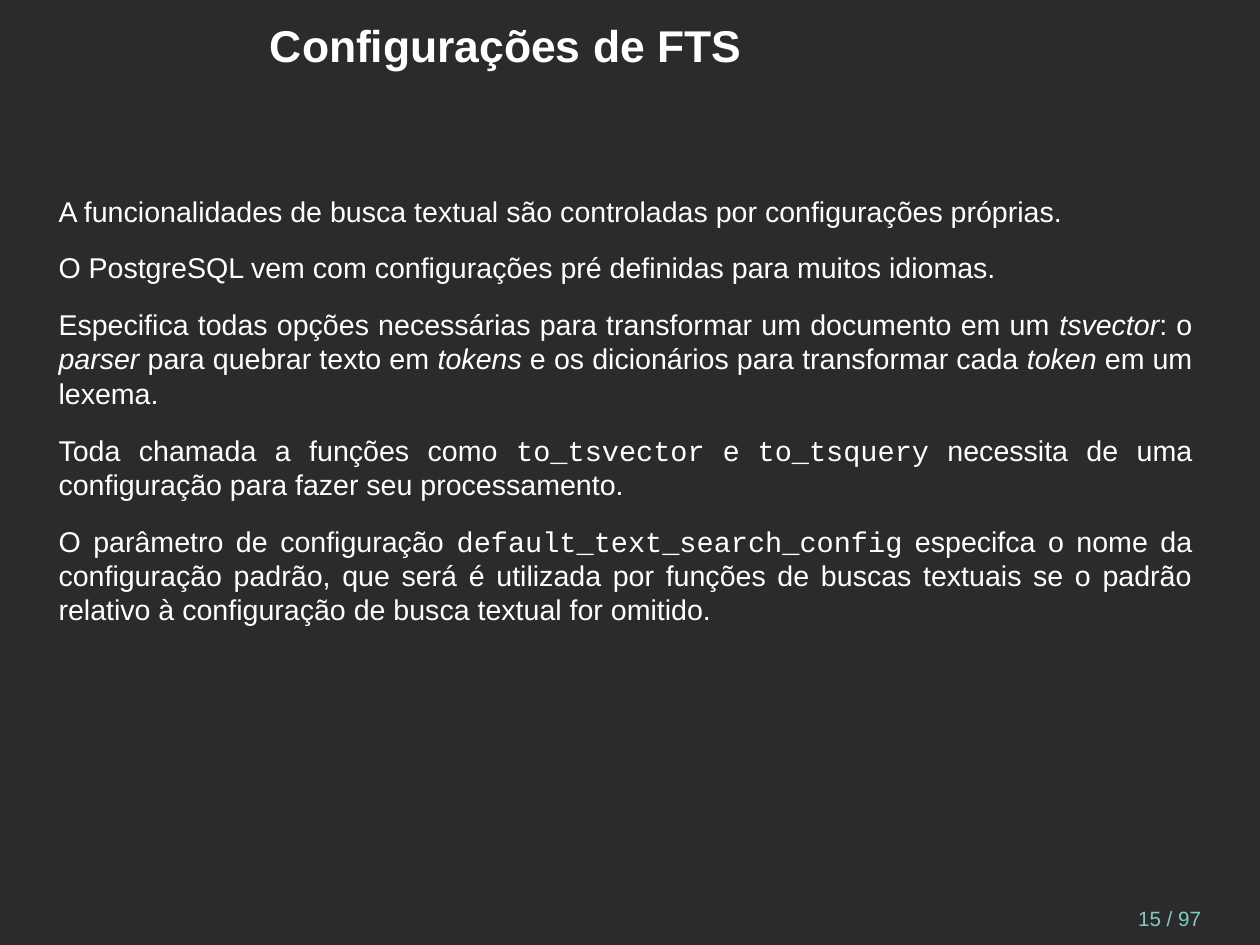
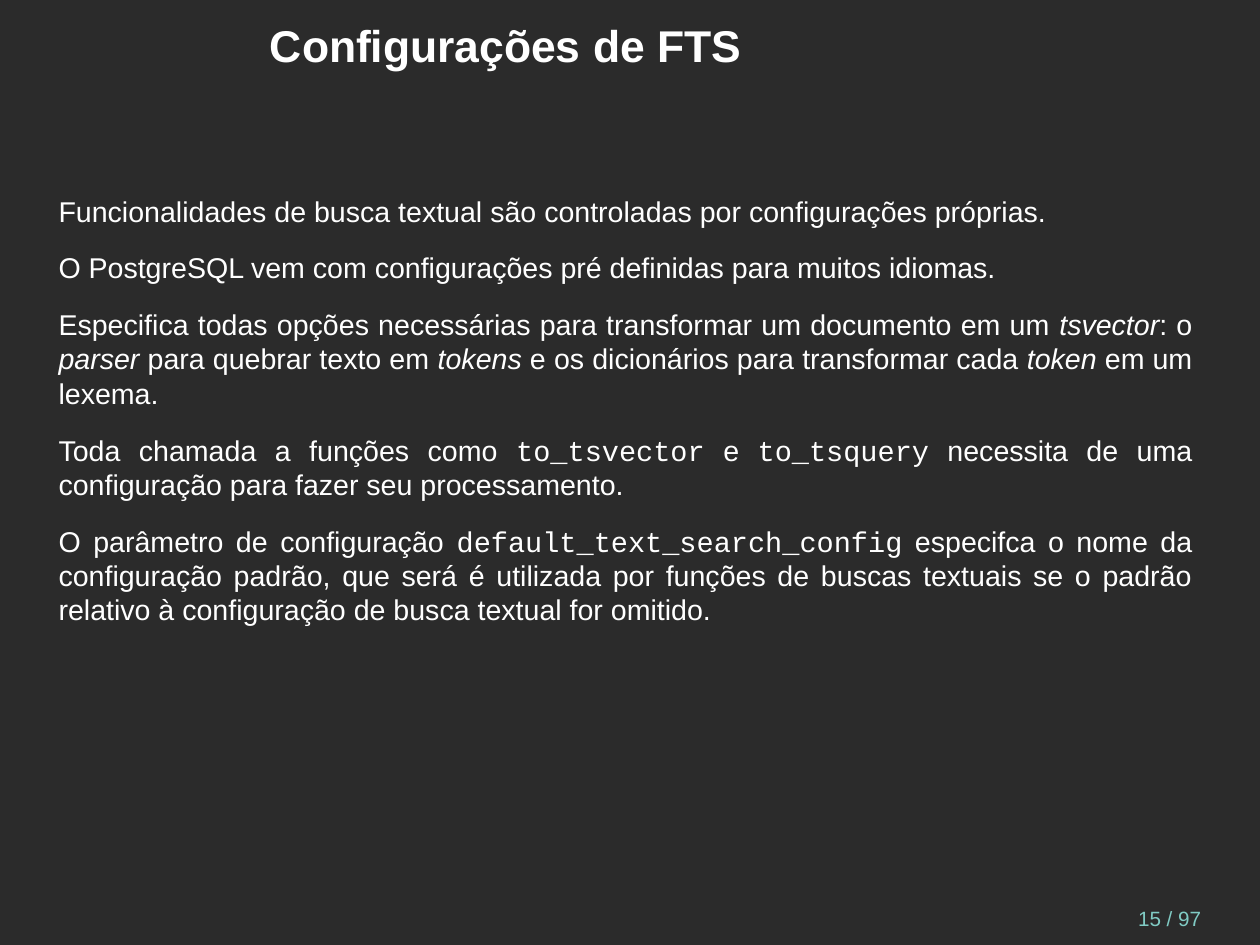
Before and after one commit to juliano777/db_fts, a slide deck: slide 15 of fts_pt-br.odp. Drawn at 1260x945 pixels with LibreOffice and Linux fonts; fonts in the diff are those of the drawing; background and template pictures are left out; a plain dark background stands for a picture behind light text. Boxes give left, top, right and bottom in pixels: in the first picture for what was removed or moved away, otherwise in the second. Text is boxed around its words. In the diff, an @@ line names an element or a change of style, - is before the commit and + after.

```diff
--- a/fts_pt-br.odp
+++ b/fts_pt-br.odp
@@ text at (59, 201, 1046, 227): text changed @@
-A funcionalidades de busca textual são controladas por configurações próprias.
+Funcionalidades de busca textual são controladas por configurações próprias.
```
Also in this commit, not shown: 17 other slides changed, 5 other files.
